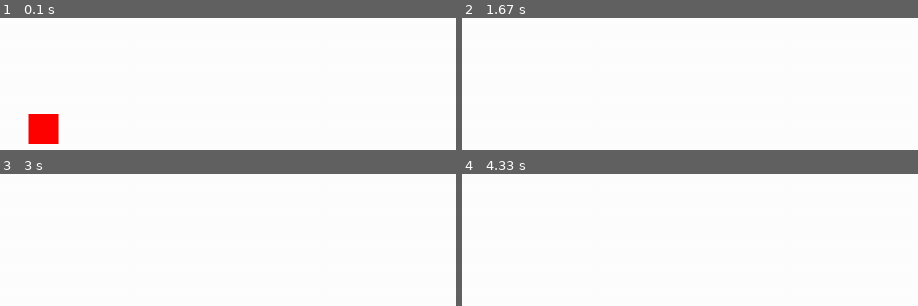
Above: before the commit, frames 1-4 (two rows, left to right).
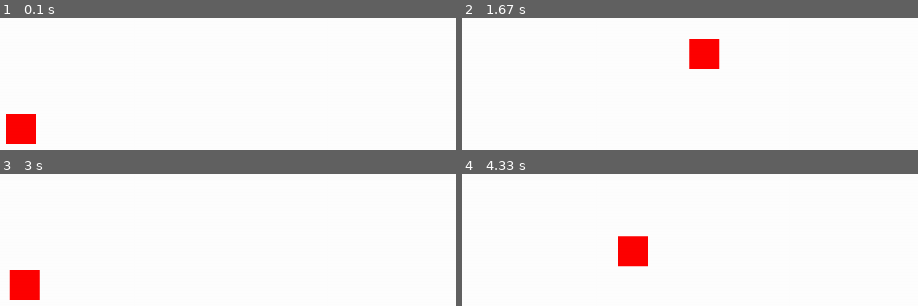
Above: after the commit, the same moments.

Repository: aniTech-addict/snake_pygame
Game: pygame game, started from snake.py
The game is run twice, just before and just after one commit, with the same random seed, the same clock (stepped at 60 frames per second) and the same inputs.
Inputs:
- Up to frame 1 (0.1 s): no input
- Up to frame 2 (1.67 s): hold D 0.33-0.8 s; hold W 0.83-1.13 s; hold D 1.17-1.63 s
- Up to frame 3 (3 s): hold A 1.67-2.2 s; hold S 2.23-2.53 s; hold A 2.57-2.97 s
- Up to frame 4 (4.33 s): hold W 3-3.37 s; hold D 3.4-4.03 s; hold S from 4.07 s (still down)

The runs differ from the first frame. In frame 1, 2.3% of the frame differs, in the area x 1-13%, y 72-96%; in frame 2, 1.5%; in frame 3, 1.5%; in frame 4, 1.5%.

Commit message:
Adding better snake alike movements

Diff:
--- a/snake.py
+++ b/snake.py
@@ -2,6 +2,9 @@
 x = pygame.init()
 
 VELOCITY = 5
+
+velocity_x = 0
+velocity_y = 0
 #Game Display Window
 gameWindow = pygame.display.set_mode((1200, 600))
 clock = pygame.time.Clock()
@@ -21,8 +24,6 @@
         if event.type == pygame.QUIT:
             exit_game = True
 
-    car_pos.x += VELOCITY
-
     gameWindow.fill("white")
 
     pygame.draw.rect(gameWindow,"red",[car_pos.x,car_pos.y,40,40],40)
@@ -35,13 +36,24 @@
     player_speed = 250 * dt
 
     if keys[pygame.K_w]:
-        car_pos.y -= player_speed
+        velocity_y = -5
+        velocity_x = 0
+
     if keys[pygame.K_s]:
-        car_pos.y += player_speed
+        velocity_y = 5
+        velocity_x = 0
+
     if keys[pygame.K_a]:
-        car_pos.x -= player_speed
+        velocity_x = -5
+        velocity_y = 0
+
     if keys[pygame.K_d]:
-        car_pos.x += player_speed
+        velocity_x = 5
+        velocity_y = 0
+
+
+    car_pos.x += velocity_x
+    car_pos.y += velocity_y
 
     pygame.display.flip()
 
